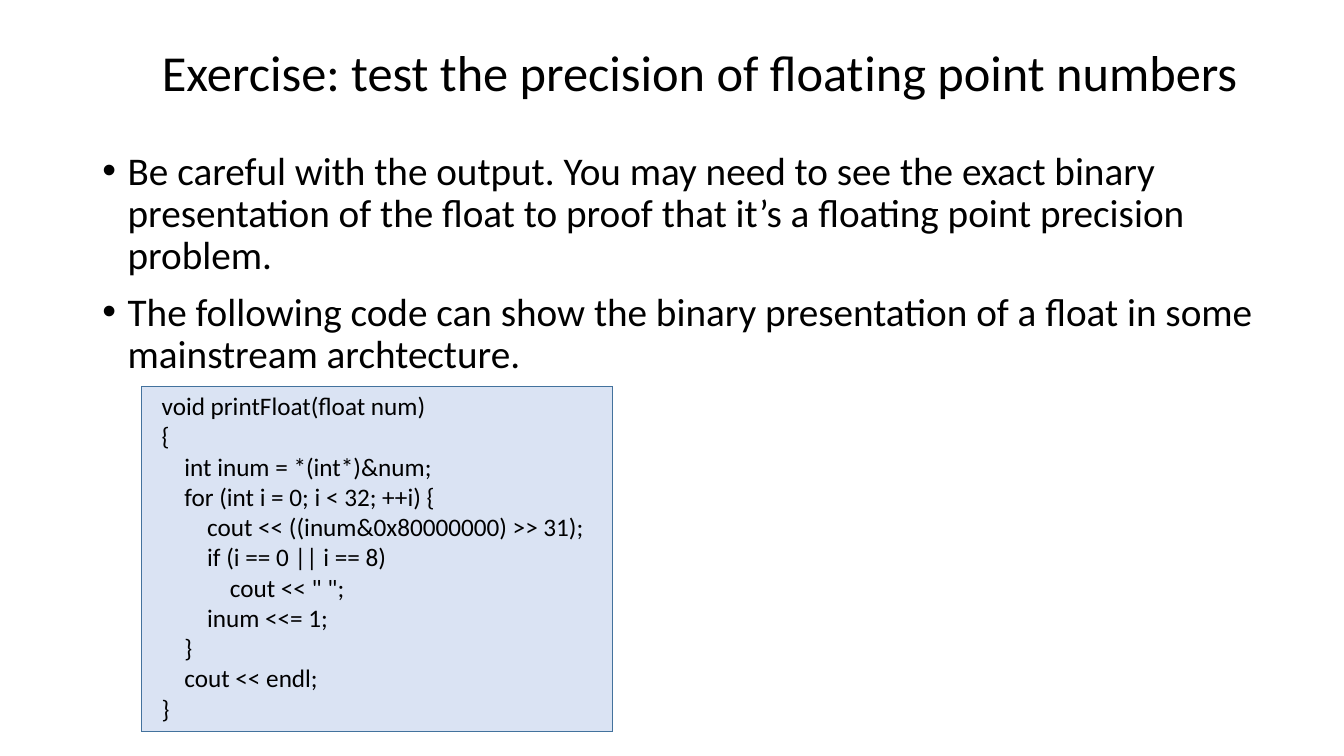
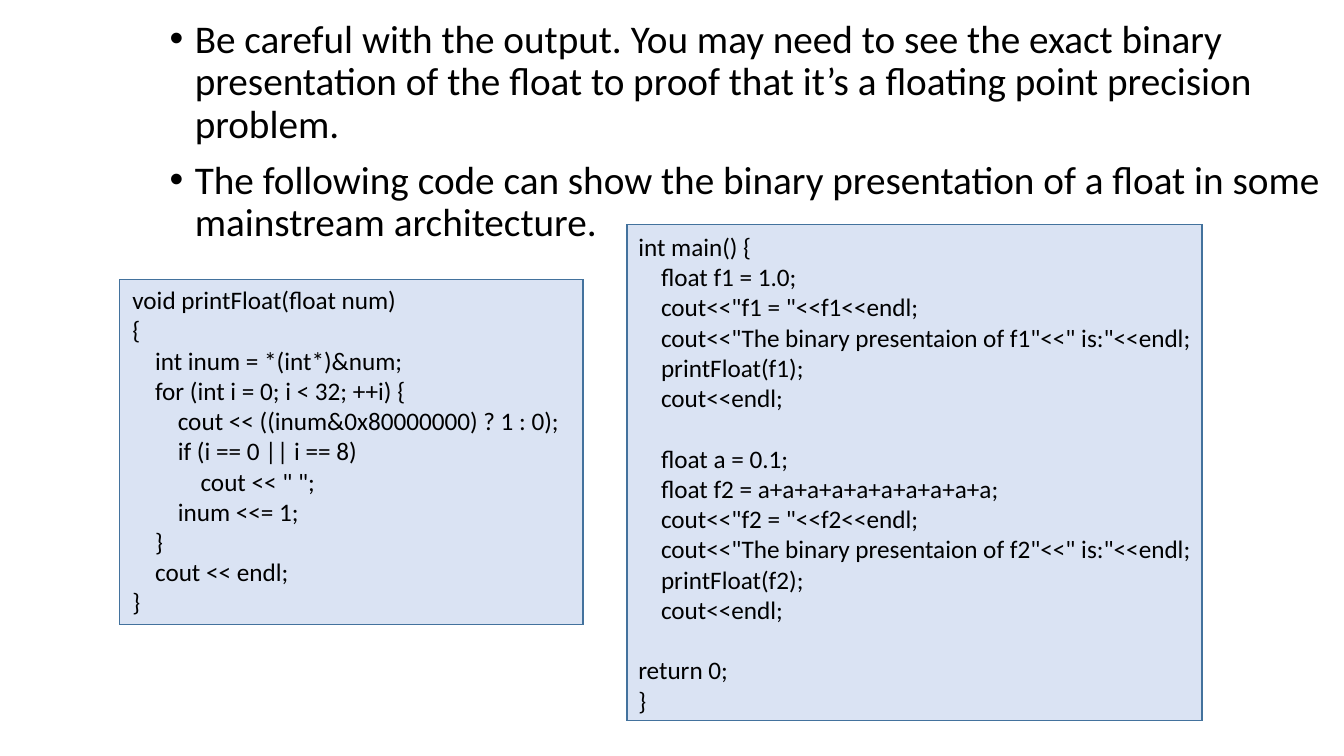
Before and after one commit to dayekuaipao/CPPLearning, a slide deck: slide 20 of week02/Lab02.pptx (slide 16 before the commit). Drawn at 1344x756 pixels with LibreOffice and Linux fonts; fonts in the diff are those of the drawing; background and template pictures are left out. Boxes give left, top, right and bottom in pixels: in the first picture for what was removed or moved away, otherwise in the second. Text is boxed around its words. In the diff, an @@ line names an element or a change of style, - is before the commit and + after.

Commit message:
Add some exercises in Lab02.pptx

```diff
--- a/week02/Lab02.pptx
+++ b/week02/Lab02.pptx
@@ text "Be careful with the output. ...": place and size @@
-text "Be careful with the output. ..." at bbox=[128, 157, 1252, 369]
+text "Be careful with the output. ..." at bbox=[195, 25, 1320, 237]
@@ title removed at bbox=[162, 56, 1237, 100] @@
-Exercise: test the precision of floating point numbers
@@ text at bbox=[195, 166, 1320, 237]: text changed @@
-• The following code can show the binary presentation of a float in some mainstream archtecture.
+• The following code can show the binary presentation of a float in some mainstream architecture.
@@ rectangle added at bbox=[627, 225, 1202, 721], fill #DAE3F3, outline #43739E 1 pt @@
@@ text added at bbox=[638, 237, 1190, 682], 18 pt, text #000000 @@
+int main() {
+float f1 = 1.0;
+cout<<"f1 = "<<f1<<endl;
+cout<<"The binary presentaion of f1"<<" is:"<<endl;
+printFloat(f1);
+cout<<endl;
+float a = 0.1;
+float f2 = a+a+a+a+a+a+a+a+a+a;
+cout<<"f2 = "<<f2<<endl;
+cout<<"The binary presentaion of f2"<<" is:"<<endl;
+printFloat(f2);
+cout<<endl;
+return 0;
+}
@@ rectangle: place and size @@
-rectangle at bbox=[141, 386, 612, 731]
+rectangle at bbox=[120, 279, 584, 624]
@@ text "void printFloat(float num)": place and size @@
-text "void printFloat(float num)" at bbox=[162, 397, 583, 690]
+text "void printFloat(float num)" at bbox=[132, 290, 559, 584]
@@ text at bbox=[178, 411, 559, 434]: text changed @@
-cout << ((inum&0x80000000) >> 31);
+cout << ((inum&0x80000000) ? 1 : 0);
```
Also in this commit, not shown: 5 other slides changed, 6 slides added, 2 slides removed.
